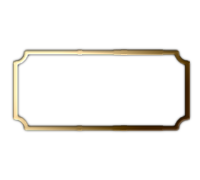
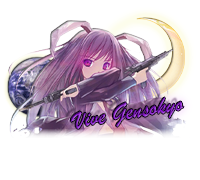
Layer changes from the first w=200, h=180 image to the second:
hid "Layer 4 副本 3" over [left=13, top=49, right=190, bottom=131]
added group "组 1" with 6 layers above "图层 26" over [left=3, top=9, right=194, bottom=138]
added layer "图层 28" in group "组 1" over [left=3, top=9, right=194, bottom=138]